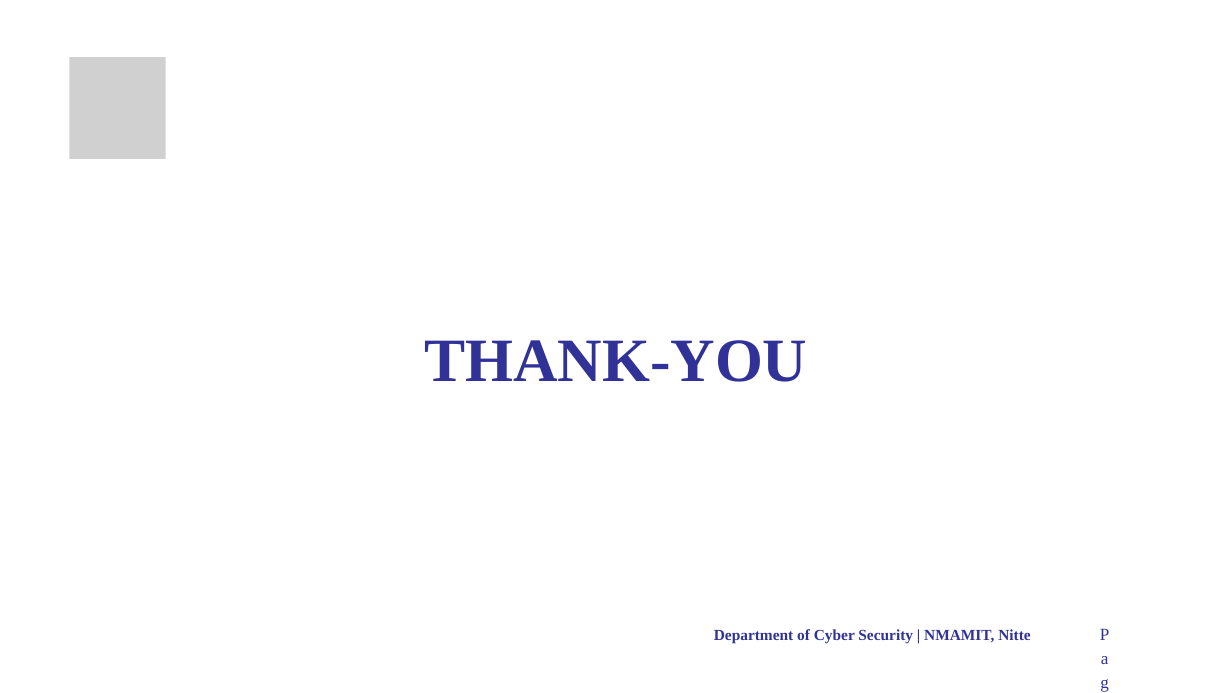
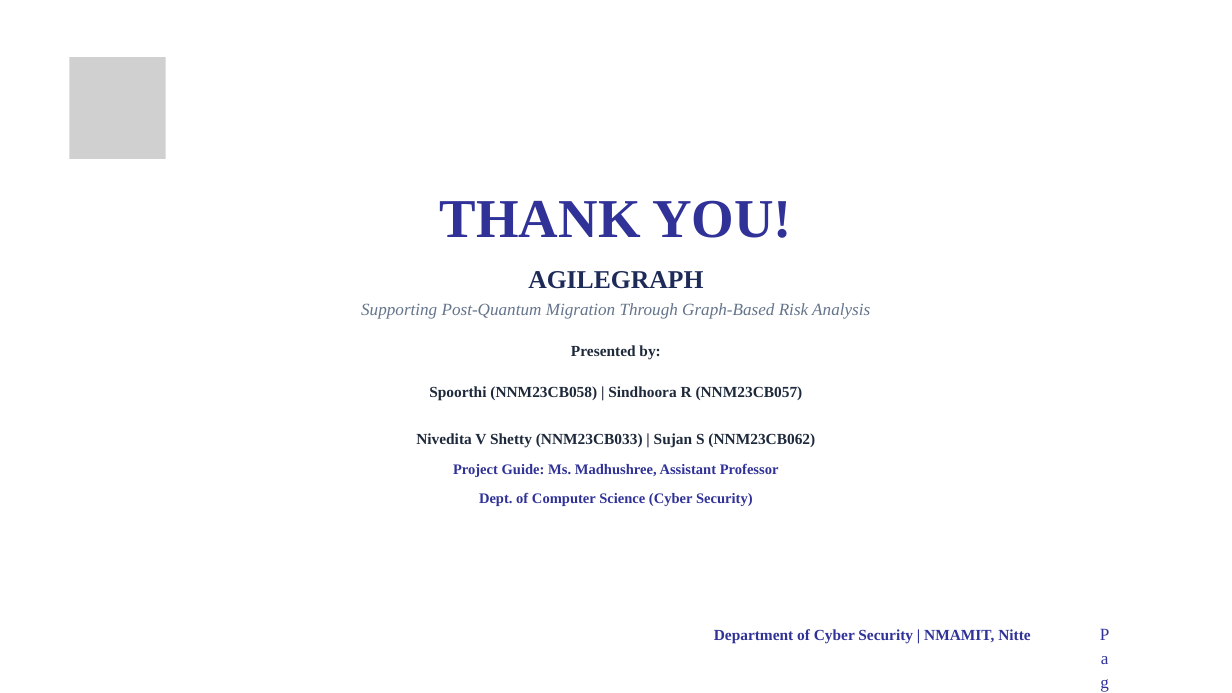
Before and after one commit to spoorthi2615/agilegraph--major-project, a slide deck: slide 20 of docs/AGILEGRAPH_PROJECT_PHASE_2_PRESENTATION_FORMAT_COMPLIANT.pptx. Drawn at 1232x693 pixels with LibreOffice and Linux fonts; fonts in the diff are those of the drawing; grey boxes stand for pictures; background and template pictures are left out. Boxes give left, top, right and bottom in pixels: in the first picture for what was removed or moved away, otherwise in the second. Text is boxed around its words. In the diff, an @@ line names an element or a change of style, - is before the commit and + after.

```diff
--- a/docs/AGILEGRAPH_PROJECT_PHASE_2_PRESENTATION_FORMAT_COMPLIANT.pptx
+++ b/docs/AGILEGRAPH_PROJECT_PHASE_2_PRESENTATION_FORMAT_COMPLIANT.pptx
@@ text added at (x1=361, y1=200, x2=870, y2=506), 18 pt, text #1E293B, bold @@
+THANK YOU!
+AGILEGRAPH
+Supporting Post-Quantum Migration Through Graph-Based Risk Analysis
+Presented by:
+Spoorthi (NNM23CB058) | Sindhoora R (NNM23CB057)
+Nivedita V Shetty (NNM23CB033) | Sujan S (NNM23CB062)
+Project Guide: Ms. Madhushree, Assistant Professor
+Dept. of Computer Science (Cyber Security)
@@ text removed at (x1=424, y1=340, x2=807, y2=382) @@
-THANK-YOU
```
Also in this commit, not shown: 4 other slides changed, 16 slides added, 16 slides removed, 1 other file.
